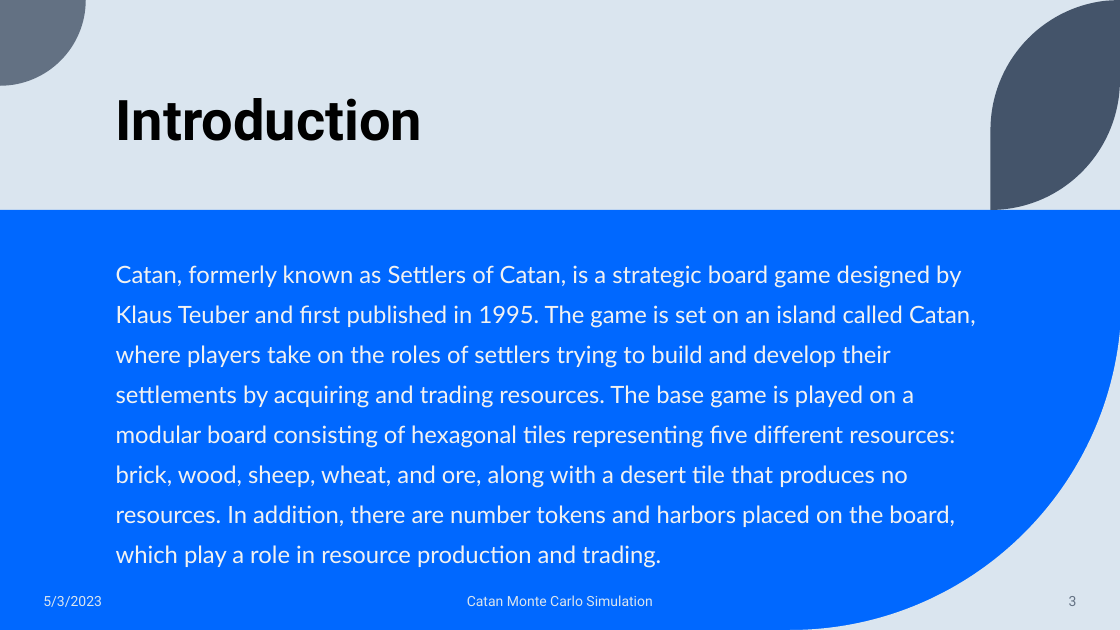
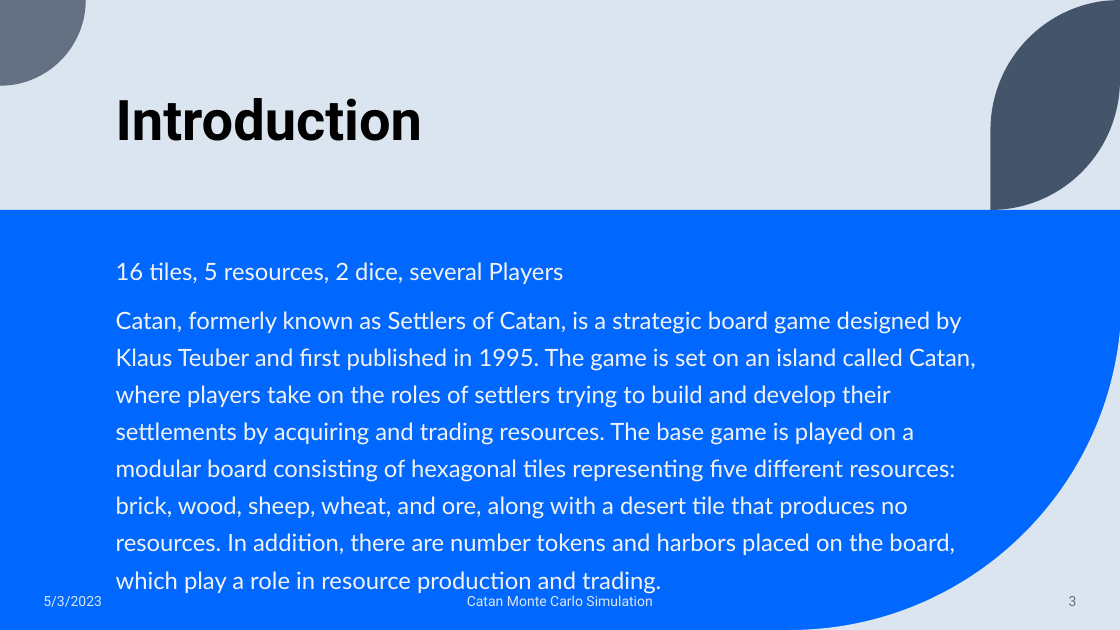
Before and after one commit to S1monXuan/2023Spr_projects_catan_simulation, a slide deck: slide 3 of Monte_Carlo_Simulation_597.pptx. Drawn at 1120x630 pixels with LibreOffice and Linux fonts; fonts in the diff are those of the drawing. Boxes give left, top, right and bottom in pixels: in the first picture for what was removed or moved away, otherwise in the second. Text is boxed around its words. In the diff, an @@ line names an element or a change of style, - is before the commit and + after.

Commit message:
slices endited

```diff
--- a/Monte_Carlo_Simulation_597.pptx
+++ b/Monte_Carlo_Simulation_597.pptx
@@ text at <box>116,262,564,284</box>: paragraph added @@
+16 tiles, 5 resources, 2 dice, several Players
@@ text at <box>116,311,976,555</box>: line spacing 1.4 to 1.3 @@
```
